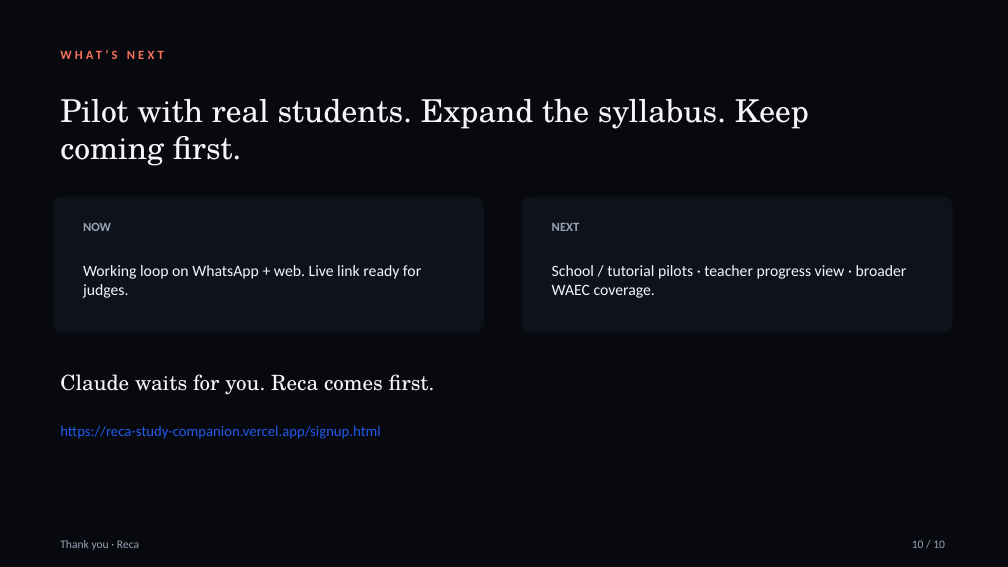
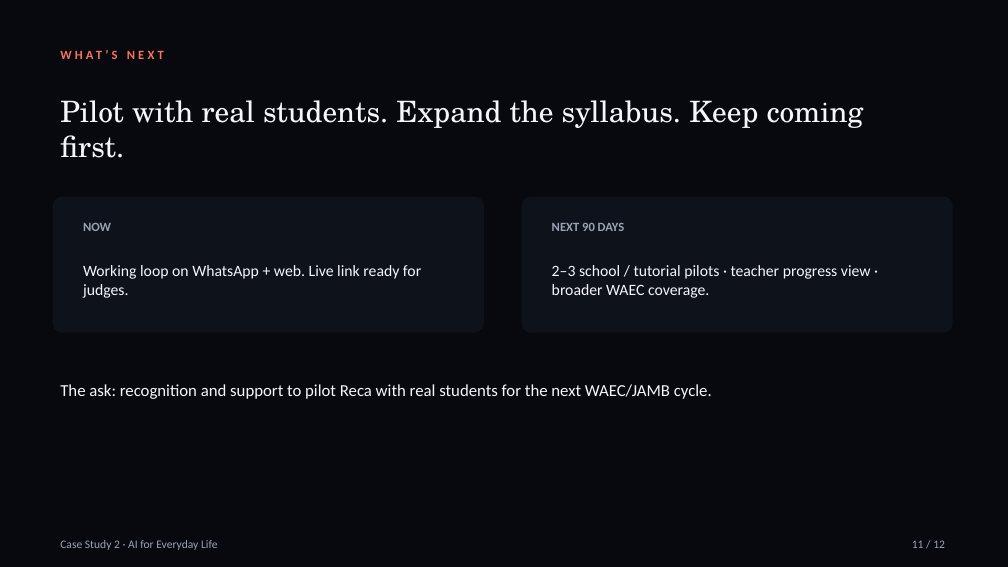
Before and after one commit to Misterhoye10/Techfest, a slide deck: slide 11 of docs/reca/pitch/Reca-Pitch-Deck.pptx (slide 10 before the commit). Drawn at 1008x567 pixels with LibreOffice and Linux fonts; fonts in the diff are those of the drawing. Boxes give left, top, right and bottom in pixels: in the first picture for what was removed or moved away, otherwise in the second. Text is boxed around its words. In the diff, an @@ line names an element or a change of style, - is before the commit and + after.

```diff
--- a/docs/reca/pitch/Reca-Pitch-Deck.pptx
+++ b/docs/reca/pitch/Reca-Pitch-Deck.pptx
@@ text "Pilot with real students. Expand ..." at <box>60,100,864,158</box>: size 30 to 28 pt @@
@@ text at <box>552,223,625,231</box>: text changed @@
-NEXT
+NEXT 90 DAYS
@@ text at <box>552,265,871,298</box>: text changed @@
-School / tutorial pilots · teacher progress view · broader WAEC coverage.
+2–3 school / tutorial pilots · teacher progress view · broader WAEC coverage.
@@ text at <box>60,384,712,399</box>: text changed; size 20 to 16 pt; font TeX Gyre Schola to Calibri @@
-Claude waits for you. Reca comes first.
+The ask: recognition and support to pilot Reca with real students for the next WAEC/JAMB cycle.
@@ text removed at <box>60,425,380,439</box> @@
-https://reca-study-companion.vercel.app/signup.html
@@ text at <box>60,540,218,550</box>: text changed @@
-Thank you · Reca
+Case Study 2 · AI for Everyday Life
@@ text at <box>912,540,945,548</box>: text changed @@
-10 / 10
+11 / 12
```
Also in this commit, not shown: 8 other slides changed, 3 slides added, 1 slide removed, 3 other files.
